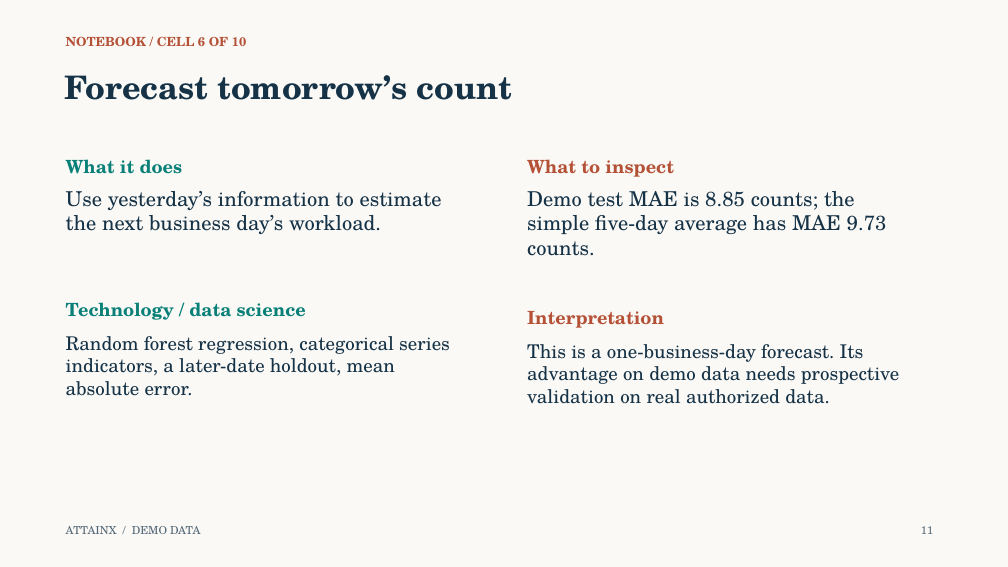
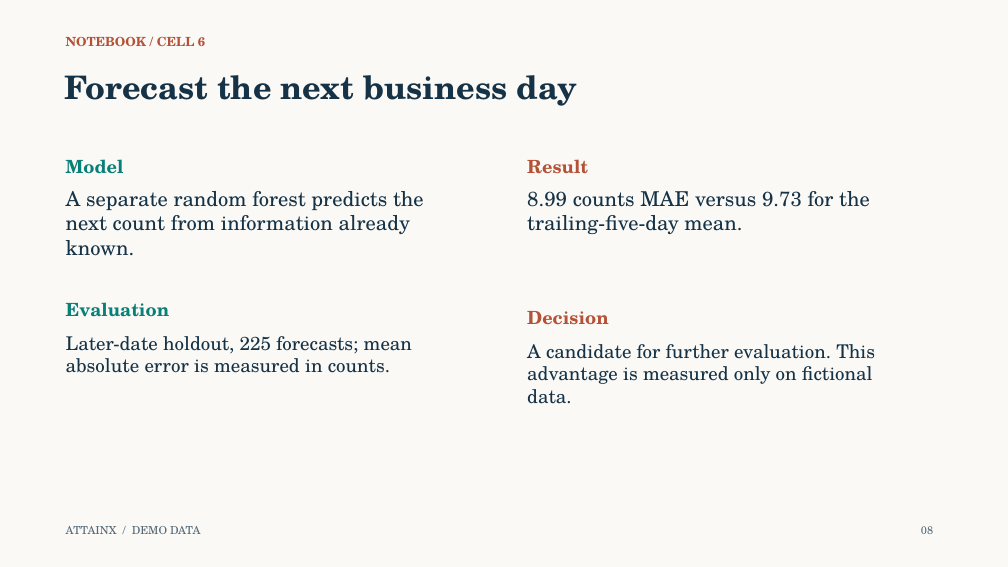
Before and after one commit to 0xpvtrickbateman/SPC-ML-Demo, a slide deck: slide 8 of docs/SPC_ML_Demo_Walkthrough_Ready.pptx (slide 11 before the commit). Drawn at 1008x567 pixels with LibreOffice and Linux fonts; fonts in the diff are those of the drawing. Boxes give left, top, right and bottom in pixels: in the first picture for what was removed or moved away, otherwise in the second. Text is boxed around its words. In the diff, an @@ line names an element or a change of style, - is before the commit and + after.

Commit message:
Expand SPC demo with forecasting investigation and lifecycle workflows

```diff
--- a/docs/SPC_ML_Demo_Walkthrough_Ready.pptx
+++ b/docs/SPC_ML_Demo_Walkthrough_Ready.pptx
@@ text at (x1=66, y1=36, x2=205, y2=46): text changed @@
-NOTEBOOK / CELL 6 OF 10
+NOTEBOOK / CELL 6
@@ text at (x1=64, y1=75, x2=577, y2=106): text changed @@
-Forecast tomorrow’s count
+Forecast the next business day
@@ text at (x1=66, y1=159, x2=124, y2=174): text changed @@
-What it does
+Model
@@ text at (x1=527, y1=159, x2=588, y2=174): text changed @@
-What to inspect
+Result
@@ text at (x1=66, y1=191, x2=424, y2=256): text changed @@
-Use yesterday’s information to estimate the next business day’s workload.
+A separate random forest predicts the next count from information already known.
@@ text at (x1=527, y1=191, x2=870, y2=234): text changed @@
-Demo test MAE is 8.85 counts; the simple five-day average has MAE 9.73 counts.
+8.99 counts MAE versus 9.73 for the trailing-five-day mean.
@@ text at (x1=66, y1=302, x2=170, y2=317): text changed @@
-Technology / data science
+Evaluation
@@ text at (x1=527, y1=311, x2=609, y2=325): text changed @@
-Interpretation
+Decision
@@ text at (x1=66, y1=336, x2=412, y2=373): text changed @@
-Random forest regression, categorical series indicators, a later-date holdout, mean absolute error.
+Later-date holdout, 225 forecasts; mean absolute error is measured in counts.
@@ text at (x1=527, y1=344, x2=875, y2=404): text changed @@
-This is a one-business-day forecast. Its advantage on demo data needs prospective validation on real authorized data.
+A candidate for further evaluation. This advantage is measured only on fictional data.
@@ text at (x1=921, y1=526, x2=933, y2=534): text changed @@
-11
+08
```
Also in this commit, not shown: 14 other slides changed, 7 slides added, 7 slides removed, 13 other files.
